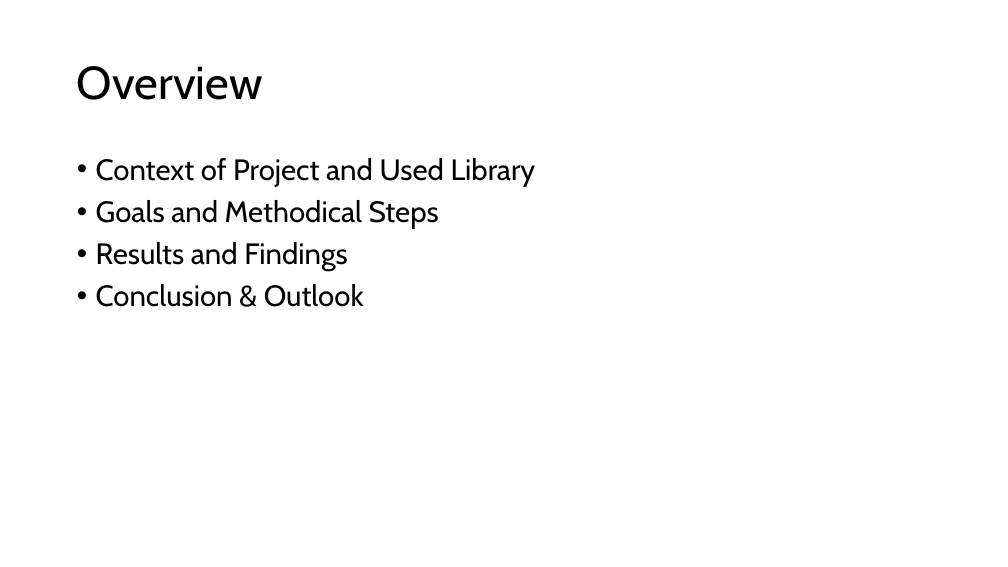
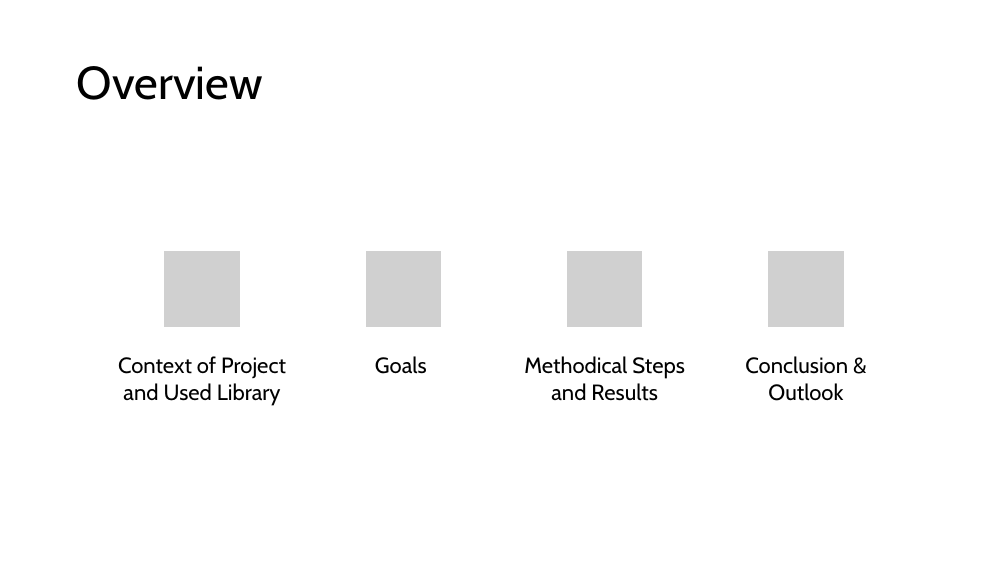
Before and after one commit to Erasmus-In-Salerno/presentation, a slide deck: slide 2 of Presentation_Sof_Dep_Project.pptx. Drawn at 1008x567 pixels with LibreOffice and Linux fonts; fonts in the diff are those of the drawing; grey boxes stand for pictures. Boxes give left, top, right and bottom in pixels: in the first picture for what was removed or moved away, otherwise in the second. Text is boxed around its words. In the diff, an @@ line names an element or a change of style, - is before the commit and + after.

```diff
--- a/Presentation_Sof_Dep_Project.pptx
+++ b/Presentation_Sof_Dep_Project.pptx
@@ text removed at box(96, 158, 536, 307) @@
-• Context of Project and Used Library
-• Goals and Methodical Steps
-• Results and Findings
-• Conclusion & Outlook
@@ group added at box(118, 250, 848, 406): 4 pictures, 4 texts @@
+Context of Project and Used Library
+Goals
+Methodical Steps and Results
+Conclusion & Outlook
```
Also in this commit, not shown: 15 other slides changed, 20 slides added, 2 slides removed.
